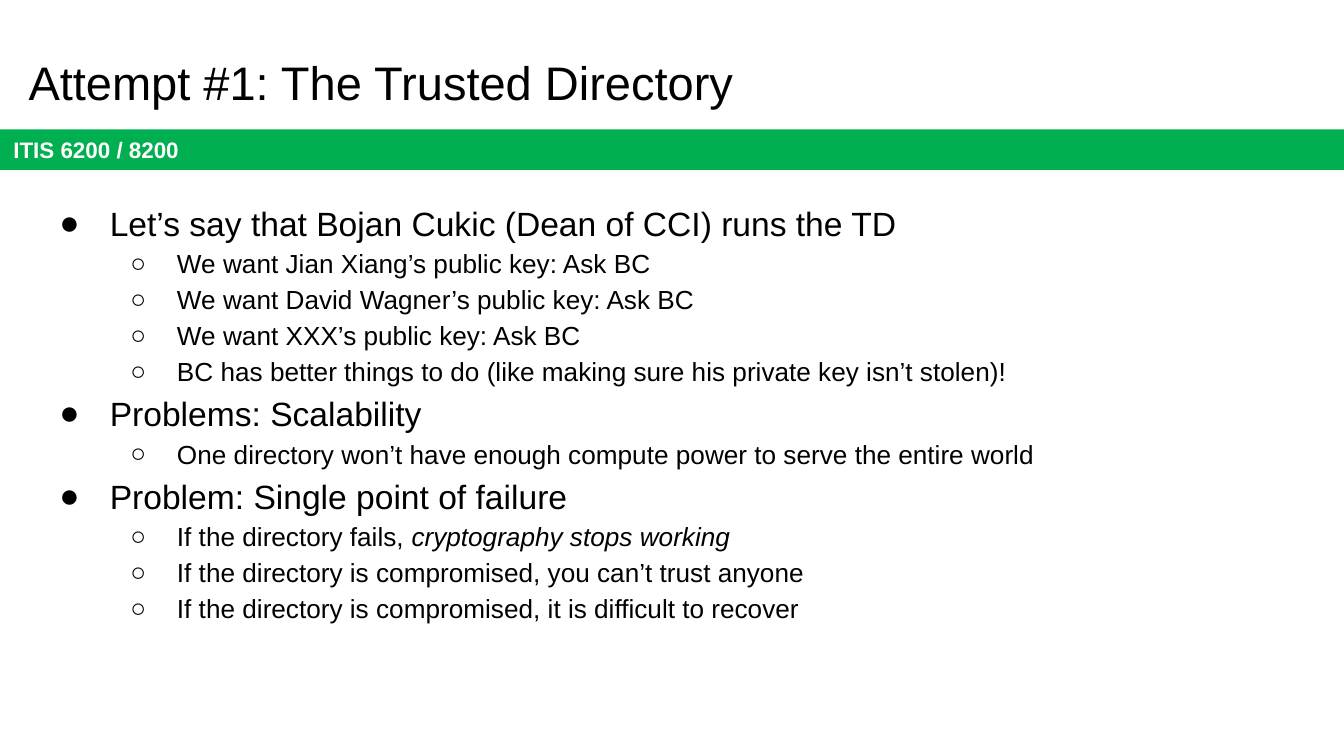
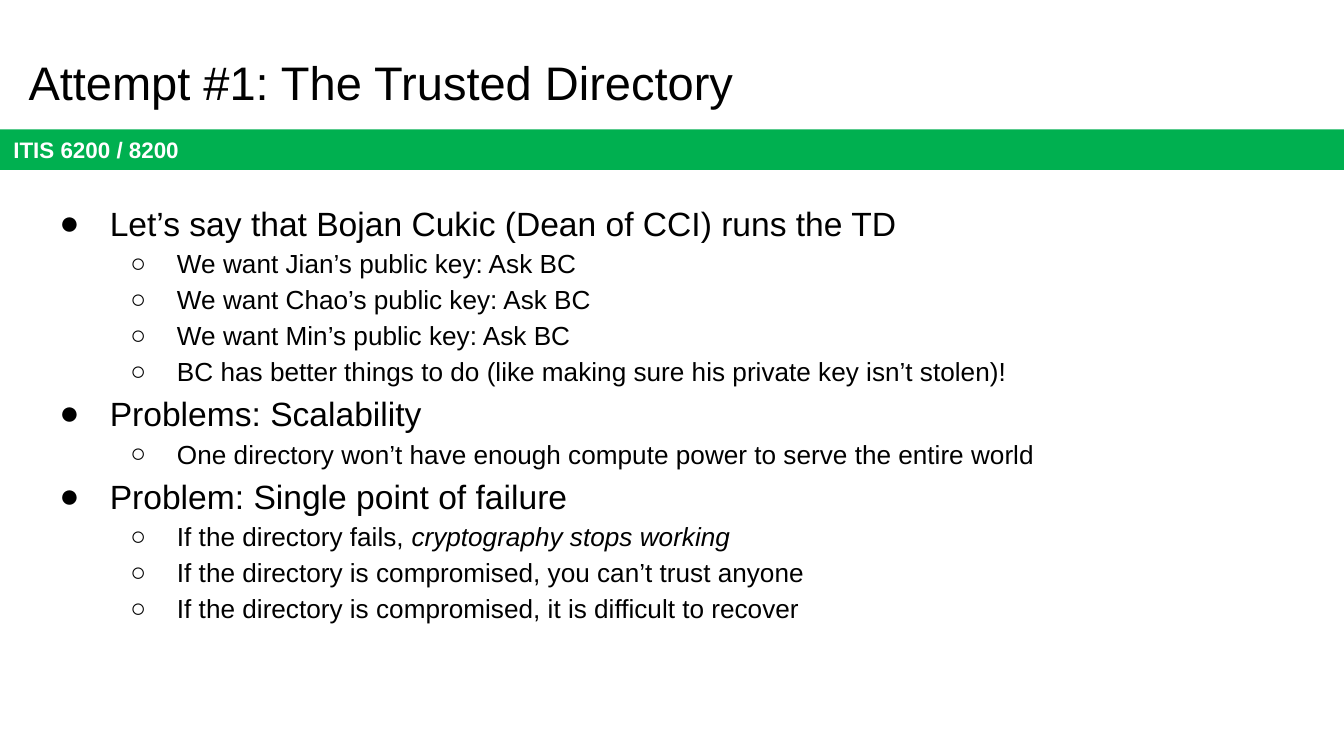
Before and after one commit to jx5c/github.io, a slide deck: slide 12 of teaching/ITIS6200/2023fa/lectures/lec07.pptx. Drawn at 1344x756 pixels with LibreOffice and Linux fonts; fonts in the diff are those of the drawing. Boxes give left, top, right and bottom in pixels: in the first picture for what was removed or moved away, otherwise in the second. Text is boxed around its words. In the diff, an @@ line names an element or a change of style, - is before the commit and + after.

```diff
--- a/teaching/ITIS6200/2023fa/lectures/lec07.pptx
+++ b/teaching/ITIS6200/2023fa/lectures/lec07.pptx
@@ text at <box>177,254,590,351</box>: text changed @@
-  ○ We want Jian Xiang’s public key: Ask BC
-  ○ We want David Wagner’s public key: Ask BC
-  ○ We want XXX’s public key: Ask BC
+  ○ We want Jian’s public key: Ask BC
+  ○ We want Chao’s public key: Ask BC
+  ○ We want Min’s public key: Ask BC
```
Also in this commit, not shown: 5 other slides changed, 1 other file.
